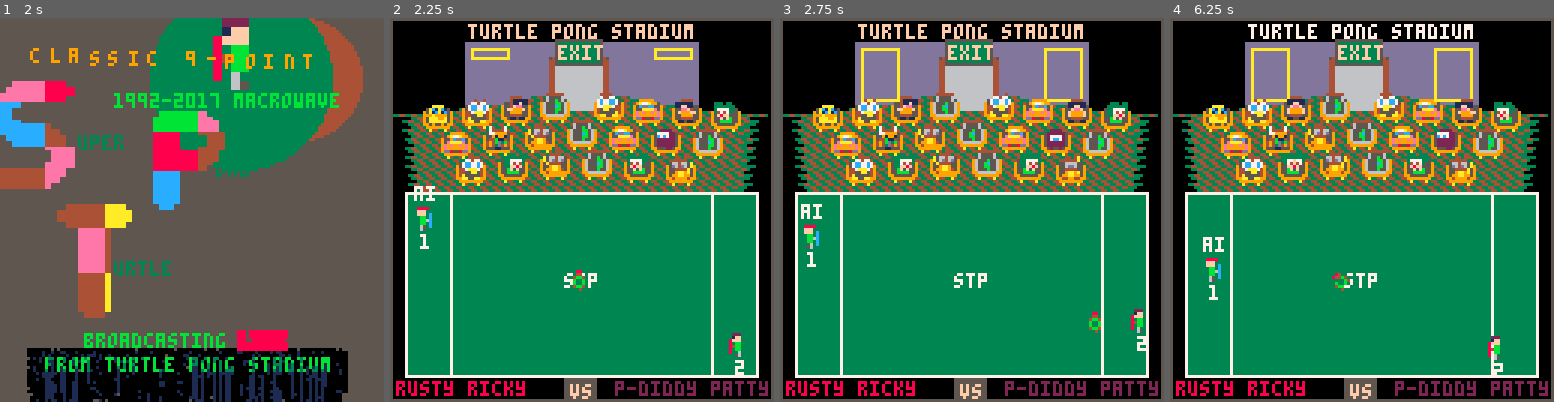
Above: before the commit, frames 1-4 (left to right).
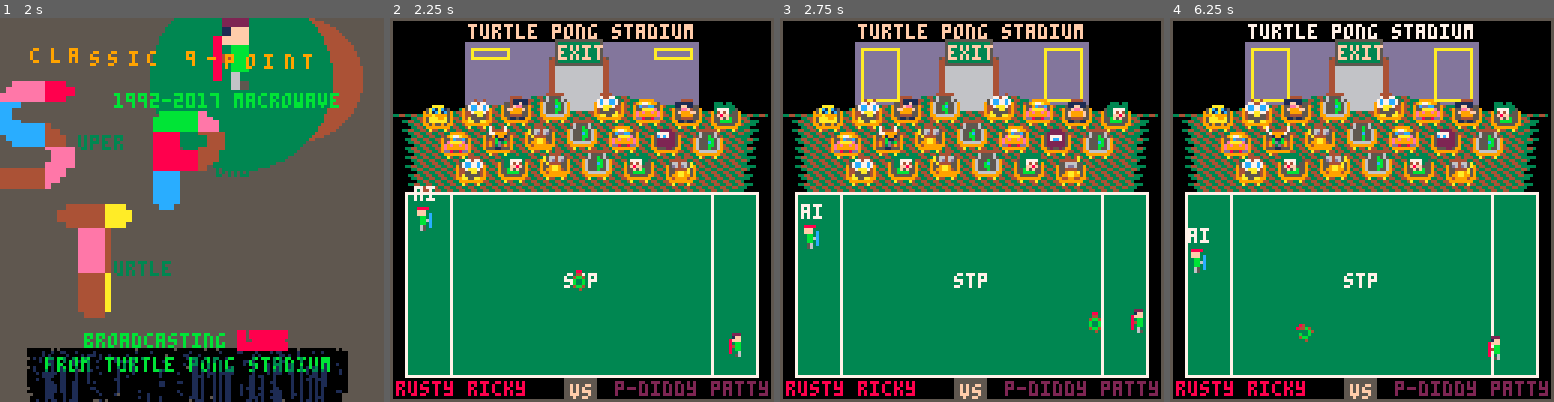
Above: after the commit, the same moments.

Repository: topromulan/STP4
Game: PICO-8 cartridge stp4.p8
Same seed, same stepped clock (60 frames per second), same inputs: the game is played once before the commit and once after it.
Inputs:
- Up to frame 1 (2 s): tap X (X key) at 0.33, 1.07, 1.85 s; tap O (Z key) at 0.7, 1.7 s; hold Right from 1.6 s (still down)
- Up to frame 2 (2.25 s): release Right at 2.1 s; tap O (Z key) at 2.1 s; hold Up from 2.15 s (still down)
- Up to frame 3 (2.75 s): release Up at 2.42 s; hold Right from 2.47 s (still down); tap O (Z key) at 2.5 s
- Up to frame 4 (6.25 s): tap O (Z key) every 0.4 s from 2.9 to 6.1 s; tap X (X key) at 2.97, 4.08, 5.2 s; release Right at 3.03 s; hold Left 3.08-3.58 s; hold Down 3.63-3.97 s; hold Right 4.02-4.68 s; hold Up 4.73-5.03 s; hold Left 5.08-5.68 s; hold Down 5.73-6.03 s; hold Right from 6.08 s (still down)

Frame 1 is identical in both runs. In frame 2, 0.1% of the frame differs, in the area x 7-93%, y 56-93%; in frame 3, 0.1%; in frame 4, 1.3%, in the area x 4-87%, y 21-93%.

Commit message:
general ai and flight tuneup

Diff:
--- a/stp4.p8
+++ b/stp4.p8
@@ -306,6 +306,8 @@
 
 function game_init()
  players={}
+ shieldx={-1,-1} --avoid error
+ adjustedx=-1 adjustedy=-1
 
  oddball_sprites={11,12,13,29,45,44,43,27}
 
@@ -643,16 +645,16 @@
  dope_num=approaching_player
  adjustedx=oddball_x+flr(3.5+rnd())
  adjustedy=oddball_y+flr(3.5+rnd())
- if(dope_num==1) shieldx=playersx[1]+5 else shieldx=playersx[2]+2
+ shieldx={playersx[1]+6,playersx[2]+1}
 
  --if ai vs ai lead will be p2 lead
  --doesn't matter whatever
  lowspeed=1.3234-lead/10
  highspeed=4.2
 
- force_multiplier=-1*(1.05-lead/75)
-
- if(abs(adjustedx-shieldx)<3) then
+ force_multiplier=-1*(1.05-lead/150)-(cycles-service_time)/10000
+
+ if(abs(adjustedx-shieldx[dope_num])<3) then
   --check for paddle impact
 
   shieldhity1=playersy[dope_num]-3
@@ -663,6 +665,10 @@
   if(adjustedy>=shieldhity1 and adjustedy<=shieldhity2) then
    if(not players[approaching_player].dancing) then
     --collision
+    printh("p"..dope_num.." at "..cycles)
+    printh(" odx="..oddball_dx.." ody="..oddball_dy)
+    printh(" low "..lowspeed.." hi "..highspeed)
+    printh(" fm="..force_multiplier)
     oddball_dx*=force_multiplier
     if(dope_offset<2.1) then
      oddball_dy-=1.8+rnd(0.4)
@@ -876,7 +882,7 @@
  spr(players[num].sprite,playersx[num],playersy[num])
  if(ai[num]) print("ai",playersx[num]+1,playersy[num]-7,7)
 
- print(num,playersx[num]+3,playersy[num]+9,7)
+-- print(num,playersx[num]+3,playersy[num]+9,7)
 
 end
 
@@ -1235,13 +1241,13 @@
   end
  end
 
- --this makes the ai somewhat smoother. maybe? xxx
- if(players[p] and p==1) then
+ --debatable
+ if(players[p]) then
   if(js[p].l and js[p].r) then
    if(js[p].l>js[p].r) js[p].r=nil else js[p].l=nil
   end
   if(js[p].u and js[p].d) then
-   if(js[p].u>js[p].d) js[p].d=nil else js[p].u=nil
+   if(js[p].u<js[p].d) js[p].d=nil else js[p].u=nil
   end
  end
 
@@ -1262,8 +1268,7 @@
 function ai_control(p)
  midfield=0.5*(stadium_field_top+stadium_field_bottom)-11+rnd(9)
  if(p==1) midzone=stadium_field_left+4 else midzone=stadium_field_right-10
- distance=abs(playersx[p]-oddball_x) if(p==2) distance-=8
- if(p==2) distance+=3 else distance-=4
+ distance=abs(shieldx[p]-adjustedx)
  slope={oddball_dy*(0.95+rnd(0.04)),oddball_dx*(0.9+rnd(0.09))}
  slope.a=slope[1]/slope[2]
  top=stadium_field_top bottom=stadium_field_bottom
@@ -1325,7 +1330,7 @@
   end
   players[p].thinking=nil
  else
-  yprojection=oddball_y+slope[1]*(distance/abs(slope[2]))
+  yprojection=adjustedy+slope[1]*(distance/abs(slope[2]))
   gap=abs(playersy[p]-yprojection-1)
   if(distance>ai_far_field) then
    --sizing it up faraway
@@ -1339,19 +1344,19 @@
    elseif(players[p].thinking>0) then
     players[p].thinking-=1
     if(not (js[p].u or js[p].d)) then
-     if(oddball_y<playersy[p]) then
+     if(adjustedy<playersy[p]) then
       if(rnd()>0.25) js[p].u=2
      else
       if(rnd()>0.25) js[p].d=2
      end
     end
    else
-    if(yprojection<top-5 or yprojection>bottom+5) then
+    if(yprojection<top-2 or yprojection>bottom+2) then
      if(oddball_dy<0) then
-      to_wall=oddball_y-stadium_field_top
+      to_wall=adjustedy-stadium_field_top
       overage=stadium_field_top-yprojection
      else
-      to_wall=stadium_field_bottom-oddball_y
+      to_wall=stadium_field_bottom-adjustedy
       overage=yprojection-stadium_field_bottom
      end
      bounces=1+flr(abs(overage)/height)
@@ -1370,28 +1375,30 @@
      js[p].d=5 js[p].u=nil
     end
    end
+
   else
    -- near field
+   hands_y=playersy[p]+3
    nearyproj=yprojection
-   if(yprojection<stadium_field_top-1 or yprojection>stadium_field_bottom+1) nearyproj=midfield
+   if(yprojection<stadium_field_top-1 or yprojection>stadium_field_bottom+5 or yprojection<stadium_field_top-5) nearyproj=midfield
    if(gap>2 and distance<15) then
     js[p][forwards]=nil
     js[p][backwards]=2
    else
     if(rnd()>0.74) then --tend to run for it
      js[p][forwards]=3
-    elseif(rnd()>0.83) then
+    elseif(rnd()>0.93) then
      js[p][backwards]=2
     end
    end
-   if(playersy[p]>nearyproj+1) then
+   if(hands_y>nearyproj-1) then
     js[p].u=2
-   elseif(playersy[p]<nearyproj-4) then
-    js[p].d=2
+   elseif(hands_y<nearyproj-5) then
+    js[p].d=3
    end
 
    if(distance>7*abs(oddball_dx) and distance<8.1*abs(oddball_dx)) then
-    if(gap<2 or oddball_dx<1.2) then
+    if(gap<2) then
      js[p].o=10
     end
    end
